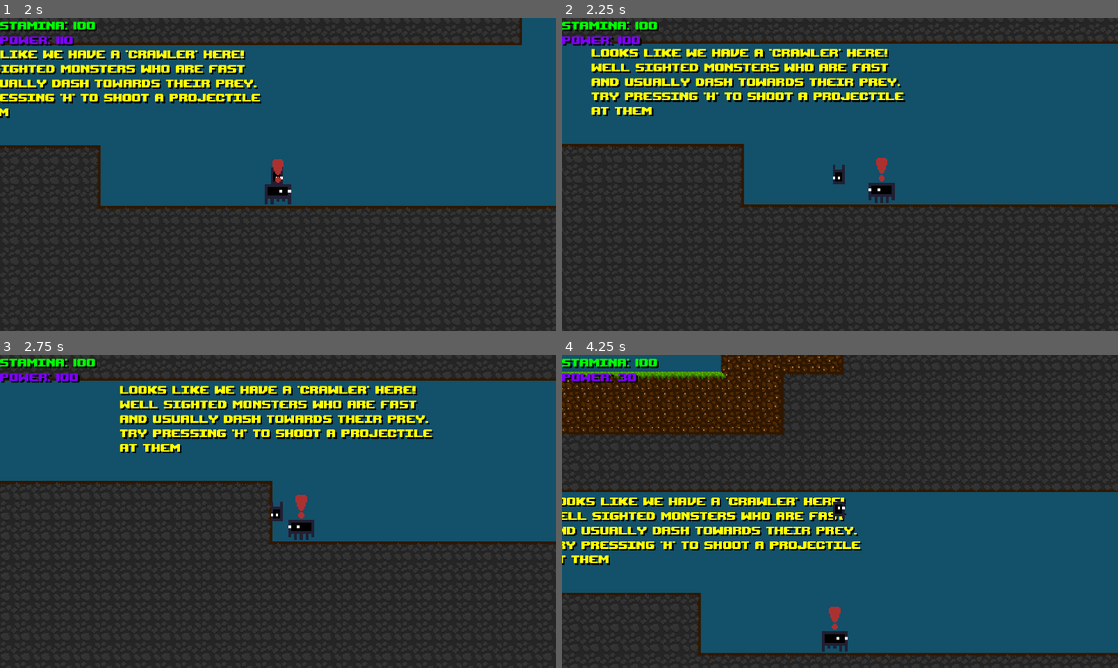
Above: before the commit, frames 1-4 (two rows, left to right).
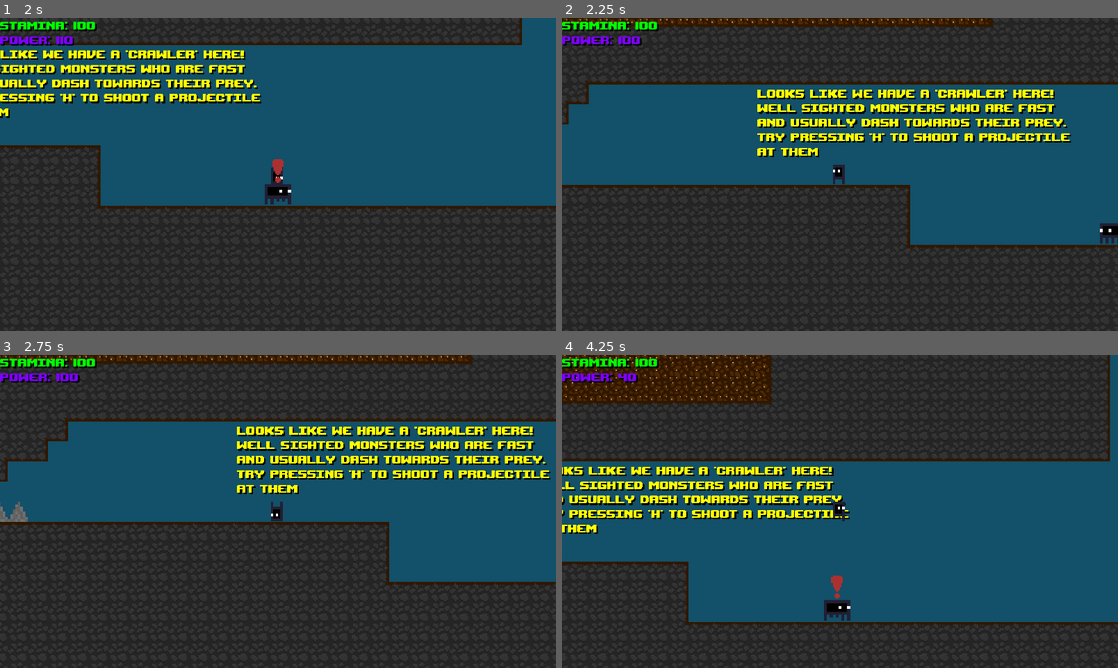
Above: after the commit, the same moments.

Repository: NicolasLFerreira/Cytoplasmic-Warrior
Game: Godot game, scene res://maps/TutorialMap.tscn
Same seed, same stepped clock (60 frames per second), same inputs: the game is played once before the commit and once after it.
Inputs:
- Up to frame 1 (2 s): tap A (walk_left) at 0.5, 1.25 s; hold D (walk_right) from 0.53 s (still down); tap G (G) at 0.6, 1.55 s; tap K (air_jump) at 0.77, 1.52 s; tap N (dodge) at 0.8, 1.35 s
- Up to frame 2 (2.25 s): tap A (walk_left) at 2 s; release D (walk_right) at 2.03 s; hold A (walk_left) from 2.03 s (still down); tap G (G) at 2.1 s
- Up to frame 3 (2.75 s): keep holding A (walk_left); tap N (dodge) at 2.3 s
- Up to frame 4 (4.25 s): release A (walk_left) at 2.78 s; hold D (walk_right) from 2.78 s (still down); tap L (convert) at 2.85 s; tap K (air_jump) at 3.02, 3.77 s; tap G (G) at 3.05 s; tap A (walk_left) at 3.5 s; tap J (dash) at 3.6 s; tap N (dodge) at 3.8 s

Frame 1 is identical in both runs. In frame 2, 35% of the frame differs, in the area x 0-100%, y 0-74%; in frame 3, 36%; in frame 4, 35%.

Commit message:
Fixed collision

Diff:
--- a/player/PlayerBodyPhysics.gd
+++ b/player/PlayerBodyPhysics.gd
@@ -45,6 +45,7 @@
 
 	if (Input.is_action_just_pressed("G")):
 		god_mode = !god_mode;
+		mortal = !mortal;
 
 	# God mode
 
@@ -190,12 +191,12 @@
 
 	# Dodge
 
-	if (Input.is_action_just_pressed("dodge") and power >= 70):
+	if (Input.is_action_just_pressed("dodge") and power >= 60):
 		$DodgeTimer.start();
 		if ($DodgeTimer.time_left != 0):
 			mortal = false;
 			$PlayerSprite.flip_v = true;
-		power -= 70
+		power -= 60
 
 	# Spray
 
--- a/player/PlayerBodyPhysics.tscn
+++ b/player/PlayerBodyPhysics.tscn
@@ -56,6 +56,7 @@
 scale = Vector2( 2.4, 2.5 )
 frames = SubResource( 1 )
 animation = "moving"
+frame = 1
 playing = true
 
 [node name="PlayerCollision" type="CollisionShape2D" parent="."]
